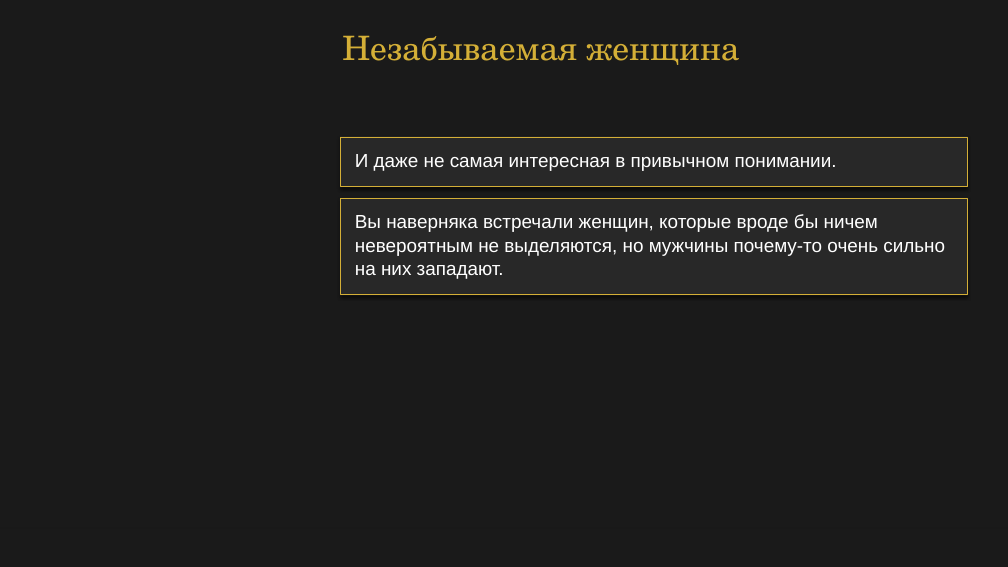
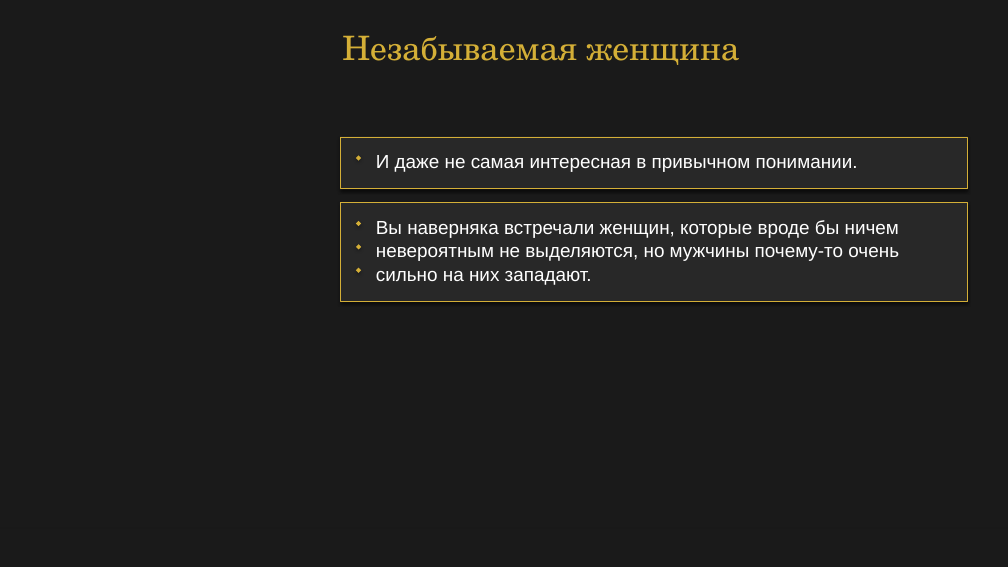
Before and after one commit to babylonofkommod-ai/-, a slide deck: slide 3 of Ваш Кристалл незабываемости.pptx. Drawn at 1008x567 pixels with LibreOffice and Linux fonts; fonts in the diff are those of the drawing. Boxes give left, top, right and bottom in pixels: in the first picture for what was removed or moved away, otherwise in the second. Text is boxed around its words. In the diff, an @@ line names an element or a change of style, - is before the commit and + after.

```diff
--- a/Ваш Кристалл незабываемости.pptx
+++ b/Ваш Кристалл незабываемости.pptx
@@ text "И даже не самая интересная ..." moved from (x1=355, y1=154, x2=837, y2=171) to (x1=376, y1=155, x2=858, y2=172) @@
@@ diamond added at (x1=356, y1=156, x2=361, y2=161), fill #D4AF37 @@
@@ rectangle moved from (x1=340, y1=198, x2=968, y2=296) to (x1=340, y1=202, x2=968, y2=302) @@
@@ rectangle moved from (x1=341, y1=198, x2=968, y2=295) to (x1=341, y1=203, x2=968, y2=301) @@
@@ diamond added at (x1=356, y1=221, x2=361, y2=226), fill #D4AF37 @@
@@ diamond added at (x1=356, y1=244, x2=361, y2=250), fill #D4AF37 @@
@@ diamond added at (x1=356, y1=268, x2=361, y2=273), fill #D4AF37 @@
@@ text at (x1=376, y1=247, x2=899, y2=285): spaces changed @@
-невероятным не выделяются, но мужчины почему-то очень сильно
-на них западают.
+невероятным не выделяются, но мужчины почему-то очень
+сильно на них западают.
```
Also in this commit, not shown: 21 other slides changed, 3 other files.
